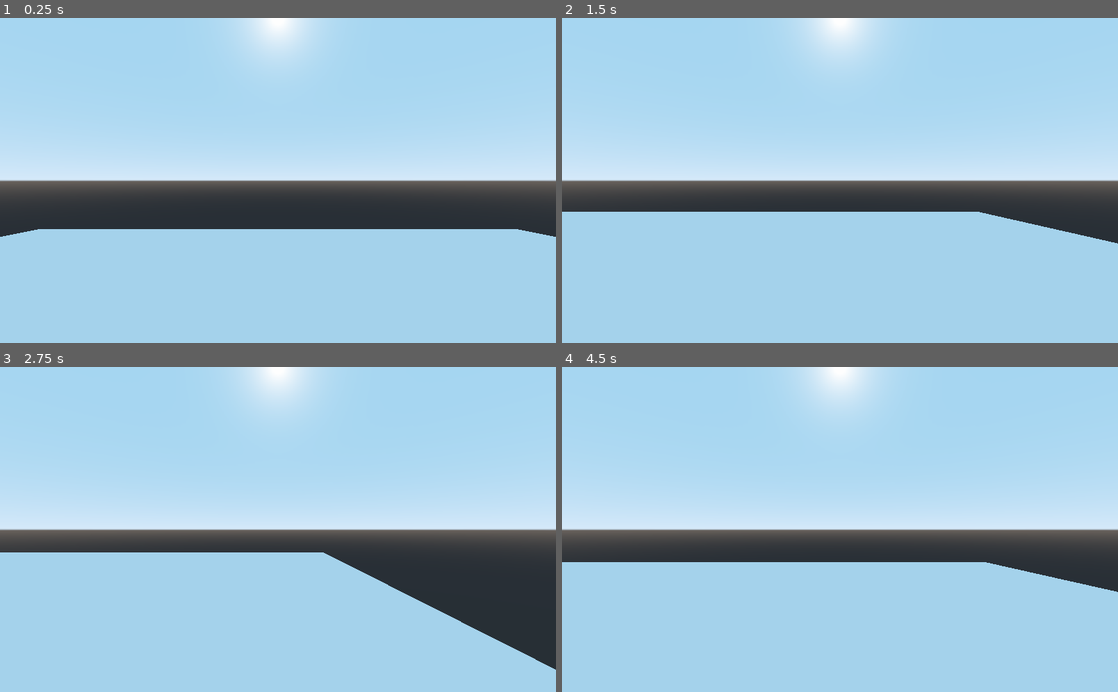
Above: before the commit, frames 1-4 (two rows, left to right).
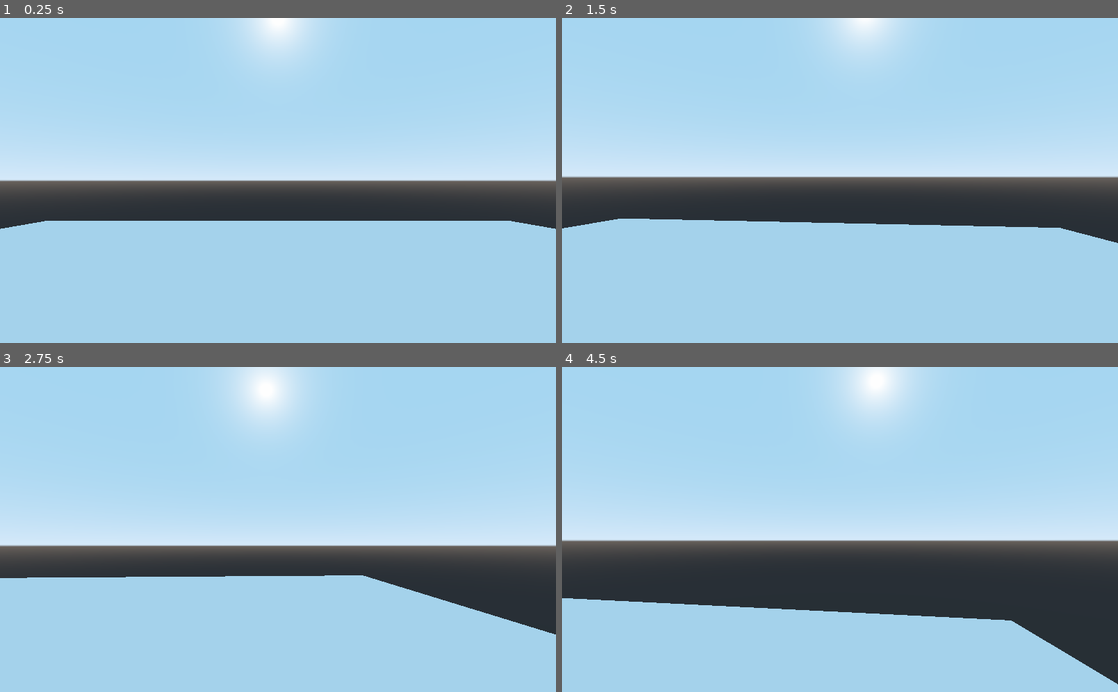
Above: after the commit, the same moments.

Repository: MetSpek/UntitledFPS
Game: Godot game, scene res://Scenes/Worlds/WorldTemplate.tscn
Same seed, same stepped clock (60 frames per second), same inputs: the game is played once before the commit and once after it.
Inputs (mouse positions are in pixels of both pictures, inside the frame that each line leads up to):
- Up to frame 1 (0.25 s): no input
- Up to frame 2 (1.5 s): move the mouse to (962, 164) at 0.52 s; hold D (right, bound only before the commit) 0.53-1.28 s; tap Space (jump) at 0.6, 0.77, 1.07, 1.35 s; move the mouse to (728, 196) at 1.27 s; hold S (backward, bound only before the commit) from 1.28 s (still down)
- Up to frame 3 (2.75 s): tap Space (jump) at 1.52, 1.82, 2.1 s; move the mouse to (333, 458) at 2.02 s; release S (backward, bound only before the commit) at 2.03 s; hold D (right, bound only before the commit) from 2.03 s (still down)
- Up to frame 4 (4.5 s): move the mouse to (812, 594) at 2.77 s; release D (right, bound only before the commit) at 2.78 s; hold W (forward, bound only before the commit) 2.78-3.53 s; tap Space (jump) at 2.85, 3.02, 3.32, 3.6, 3.77, 4.07, 4.35 s; move the mouse to (1006, 578) at 3.52 s; hold A (left, bound only before the commit) from 3.53 s (still down); move the mouse to (673, 480) at 4.27 s

The runs differ from the first frame. In frame 1, 2.5% of the frame differs, in the area x 0-100%, y 62-68%; in frame 2, 4.9%; in frame 3, 15%; in frame 4, 23%, in the area x 0-100%, y 0-98%.

Commit message:
Version 0.0.1.2
- Player movement mouse, wasd & space
- Added prototype textures and materials.

Diff:
--- a/Scenes/Players/PlayerTemplate.tscn
+++ b/Scenes/Players/PlayerTemplate.tscn
@@ -1,17 +1,38 @@
-[gd_scene load_steps=3 format=2]
+[gd_scene load_steps=5 format=2]
 
 [ext_resource path="res://Scripts/Player/PlayerTemplate.gd" type="Script" id=1]
 
-[sub_resource type="CapsuleShape" id=1]
+[sub_resource type="CapsuleMesh" id=1]
+mid_height = 3.0
+
+[sub_resource type="CapsuleShape" id=2]
+height = 3.0
+
+[sub_resource type="CylinderShape" id=3]
 
 [node name="PlayerTemplate" type="KinematicBody"]
 collision_layer = 2
 script = ExtResource( 1 )
 
+[node name="MeshInstance" type="MeshInstance" parent="."]
+transform = Transform( 1, 0, 0, 0, -4.37114e-08, -1, 0, 1, -4.37114e-08, 0, 0, 0 )
+mesh = SubResource( 1 )
+material/0 = null
+
 [node name="CollisionShape" type="CollisionShape" parent="."]
-transform = Transform( 1, 0, 0, 0, -4.37114e-08, -1, 0, 1, -4.37114e-08, 0, 1.5, 0 )
-shape = SubResource( 1 )
+transform = Transform( 1, 0, 0, 0, -4.37114e-08, -1, 0, 1, -4.37114e-08, 0, 0, 0 )
+shape = SubResource( 2 )
 
-[node name="Camera" type="Camera" parent="."]
-transform = Transform( 1, 0, 0, 0, 1, 0, 0, 0, 1, 0, 2.4, -0.8 )
-current = true
+[node name="CollisionShape2" type="CollisionShape" parent="."]
+transform = Transform( 1, 0, 0, 0, 1, 0, 0, 0, 1, 0, -1.50182, 0 )
+shape = SubResource( 3 )
+
+[node name="Head" type="Spatial" parent="."]
+transform = Transform( 1, 0, 0, 0, 1, 0, 0, 0, 1, 0, 1.51215, 0 )
+
+[node name="Camera" type="Camera" parent="Head"]
+
+[node name="GroundCheck" type="RayCast" parent="."]
+transform = Transform( 1, 0, 0, 0, 1, 0, 0, 0, 1, 0, -2, 0 )
+enabled = true
+cast_to = Vector3( 0, -1.5, 0 )
--- a/Scenes/Worlds/WorldTemplate.tscn
+++ b/Scenes/Worlds/WorldTemplate.tscn
@@ -14,11 +14,9 @@
 depth = 50.0
 
 [node name="Player" type="Spatial" parent="."]
+transform = Transform( 1, 0, 0, 0, 1, 0, 0, 0, 1, 0, 1.50941, 0 )
 
 [node name="PlayerTemplate" parent="Player" instance=ExtResource( 1 )]
 transform = Transform( 1, 0, 0, 0, 1, 0, 0, 0, 1, 0, 2.05266, 0 )
 
-[node name="Camera" parent="Player/PlayerTemplate" index="2"]
-transform = Transform( 1, 0, 0, 0, 1, 0, 0, 0, 1, 0, 3.41806, -0.8 )
-
 [editable path="Player/PlayerTemplate"]
--- a/Scripts/Player/PlayerTemplate.gd
+++ b/Scripts/Player/PlayerTemplate.gd
@@ -1,28 +1,67 @@
 extends KinematicBody
 
-var velocity = Vector3.ZERO
-var direction = Vector3.ZERO
-export var speed = 1.4
-export var fall_acceleration = 10
+var speed = 10
+var h_acceleration = 6
+var air_acceleration = 1
+var normal_acceleration = 6
+var gravity = 20
+var jump = 10
+var full_contact = false
+
+var mouse_sensitivity = 0.03
+
+var direction = Vector3()
+var h_velocity = Vector3()
+var movement = Vector3()
+var gravity_vec = Vector3()
+
+onready var head = $Head
+onready var ground_check = $GroundCheck
+
+func _ready():
+	Input.set_mouse_mode(Input.MOUSE_MODE_CAPTURED)
+
+func _input(event):
+	if event is InputEventMouseMotion:
+		rotate_y(deg2rad(-event.relative.x * mouse_sensitivity))
+		head.rotate_x(deg2rad(-event.relative.y * mouse_sensitivity))
+		head.rotation.x = clamp(head.rotation.x, deg2rad(-89), deg2rad(89))
 
 func _physics_process(delta):
 	move_player(delta)
 
+
 func move_player(delta):
-	direction.x =  lerp(direction.x, 0, 0.1)
-	direction.z =  lerp(direction.z, 0, 0.1)
+	direction = Vector3()
 
-	if Input.is_action_pressed("right"):
-		direction.x += 1
-	if Input.is_action_pressed("left"):
-		direction.x -= 1
-	if Input.is_action_pressed("backward"):
-		direction.z += 1
-	if Input.is_action_pressed("forward"):
-		direction.z -= 1
+	full_contact = ground_check.is_colliding()
 
+	if not is_on_floor():
+		gravity_vec += Vector3.DOWN * gravity * delta
+		h_acceleration = air_acceleration
+	elif is_on_floor() and full_contact:
+		gravity_vec = -get_floor_normal() * gravity
+		h_acceleration = normal_acceleration
+	else:
+		gravity_vec = -get_floor_normal()
+		h_acceleration = normal_acceleration
 
-	velocity.x = direction.x * speed
-	velocity.z = direction.z * speed
-	velocity.y -= fall_acceleration * delta
-	velocity = move_and_slide(velocity, Vector3.UP)
+	if Input.is_action_just_pressed("jump") and (is_on_floor() or ground_check.is_colliding()):
+		gravity_vec = Vector3.UP * jump
+
+	if Input.is_action_pressed("move_forward"):
+		direction -= transform.basis.z
+	elif Input.is_action_pressed("move_backward"):
+		direction += transform.basis.z
+	if Input.is_action_pressed("move_left"):
+		direction -= transform.basis.x
+	elif Input.is_action_pressed("move_right"):
+		direction += transform.basis.x
+
+	direction = direction.normalized()
+	h_velocity = h_velocity.linear_interpolate(direction * speed, h_acceleration * delta)
+	movement.z = h_velocity.z + gravity_vec.z
+	movement.x = h_velocity.x + gravity_vec.x
+	movement.y = gravity_vec.y
+
+	move_and_slide(movement, Vector3.UP)
--- a/project.godot
+++ b/project.godot
@@ -16,22 +16,22 @@
 
 [input]
 
-forward={
+move_forward={
 "deadzone": 0.5,
 "events": [ Object(InputEventKey,"resource_local_to_scene":false,"resource_name":"","device":0,"alt":false,"shift":false,"control":false,"meta":false,"command":false,"pressed":false,"scancode":0,"physical_scancode":87,"unicode":0,"echo":false,"script":null)
  ]
 }
-backward={
+move_backward={
 "deadzone": 0.5,
 "events": [ Object(InputEventKey,"resource_local_to_scene":false,"resource_name":"","device":0,"alt":false,"shift":false,"control":false,"meta":false,"command":false,"pressed":false,"scancode":0,"physical_scancode":83,"unicode":0,"echo":false,"script":null)
  ]
 }
-left={
+move_left={
 "deadzone": 0.5,
 "events": [ Object(InputEventKey,"resource_local_to_scene":false,"resource_name":"","device":0,"alt":false,"shift":false,"control":false,"meta":false,"command":false,"pressed":false,"scancode":0,"physical_scancode":65,"unicode":0,"echo":false,"script":null)
  ]
 }
-right={
+move_right={
 "deadzone": 0.5,
 "events": [ Object(InputEventKey,"resource_local_to_scene":false,"resource_name":"","device":0,"alt":false,"shift":false,"control":false,"meta":false,"command":false,"pressed":false,"scancode":0,"physical_scancode":68,"unicode":0,"echo":false,"script":null)
  ]
Binary file added: Resources/Textures/PrototypeTextures/Dark/texture_01.png
Not shown, added: Resources/Textures/PrototypeTextures/Dark/texture_01.png.import
Binary file added: Resources/Textures/PrototypeTextures/Dark/texture_02.png
Not shown, added: Resources/Textures/PrototypeTextures/Dark/texture_02.png.import
Binary file added: Resources/Textures/PrototypeTextures/Dark/texture_03.png
Not shown, added: Resources/Textures/PrototypeTextures/Dark/texture_03.png.import
Binary file added: Resources/Textures/PrototypeTextures/Dark/texture_04.png
Not shown, added: Resources/Textures/PrototypeTextures/Dark/texture_04.png.import
Binary file added: Resources/Textures/PrototypeTextures/Dark/texture_05.png
Not shown, added: Resources/Textures/PrototypeTextures/Dark/texture_05.png.import
Binary file added: Resources/Textures/PrototypeTextures/Dark/texture_06.png
Not shown, added: Resources/Textures/PrototypeTextures/Dark/texture_06.png.import
(and 144 more such lines)
